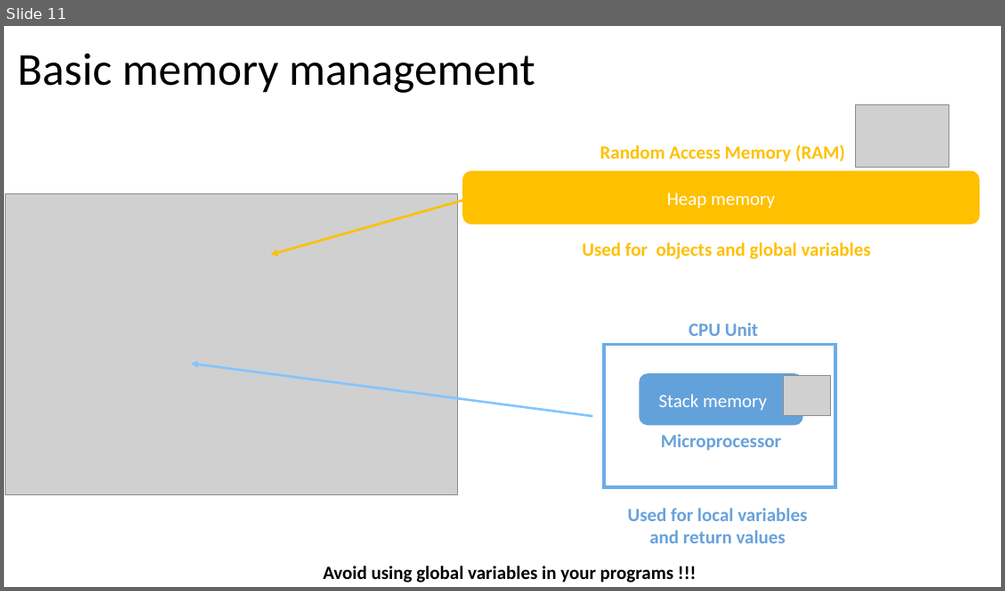
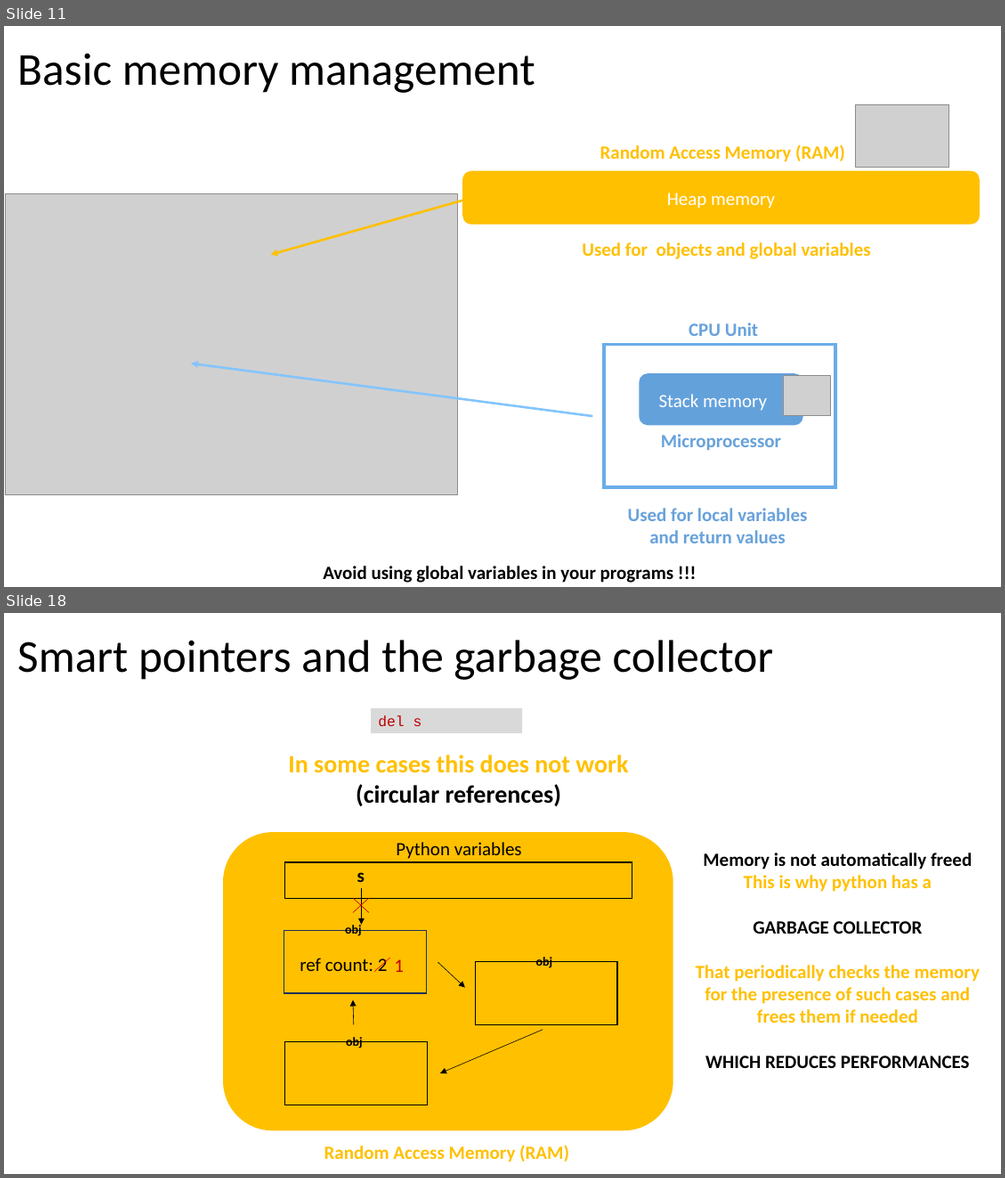
Before and after one commit to PierFF/OOP-INSA-Toulouse, a slide deck: OOP-Programming.pptx. Shown one above the other, each under a label of ours: slide 11 before the commit, slides 11 and 18 after it; the slides between them are not shown. The pictures are 1005x591 and 1005x1178 pixels, drawn with LibreOffice and Linux fonts; fonts in the diff are those of the drawing; grey boxes stand for pictures. Boxes give left, top, right and bottom in pixels: in the first picture for what was removed or moved away, otherwise in the second. Text is boxed around its words. In the diff, an @@ line names an element or a change of style, - is before the commit and + after.

```diff
--- a/OOP-Programming.pptx
+++ b/OOP-Programming.pptx
@@ slide 18 added at [4,613,1001,1174], background #FFFFFF @@
@@ text added at [17,640,774,680], 44 pt, text #000000 @@
+Smart pointers and the garbage collector
@@ rectangle added at [372,708,523,733], fill #D9D9D9, 14 pt, text #C00000 @@
+del s
@@ text added at [288,755,628,806], 24 pt, text #FFC000, bold @@
+In some cases this does not work
+(circular references)
@@ rounded rectangle added at [223,832,673,1130], fill #FFC000 @@
@@ text added at [396,842,522,859], 18 pt, text #000000 @@
+Python variables
@@ text added at [696,852,979,1068], 18 pt, text #FFC000, bold @@
+Memory is not automatically freed
+This is why python has a
+GARBAGE COLLECTOR
+That periodically checks the memory for the presence of such cases and frees them if needed
+WHICH REDUCES PERFORMANCES
@@ rectangle added at [285,862,632,898], outline #000000 1 pt @@
@@ text added at [357,872,364,882], 18 pt, text #000000, bold @@
+s
@@ line added from (353, 913) to (369, 898), #C00000 0.5 pt @@
@@ line added from (353, 898) to (369, 913), #C00000 0.5 pt @@
@@ arrow added from (362, 888) to (362, 925), #000000 0.5 pt @@
@@ rectangle added at [284,930,427,993], outline #1E3256 1 pt @@
@@ text added at [345,924,362,936], 12 pt, text #000000, bold @@
+obj
@@ text added at [299,957,388,971], 18 pt, text #000000 @@
+ref count: 2
@@ line added from (374, 971) to (390, 957), #FF0000 0.5 pt @@
@@ text added at [394,959,404,972], 18 pt, text #C00000 @@
+1
@@ text added at [536,957,553,968], 12 pt, text #000000, bold @@
+obj
@@ arrow added from (437, 962) to (465, 988), #000000 0.5 pt @@
@@ rectangle added at [475,962,617,1025], outline #000000 1 pt @@
@@ arrow added from (354, 1025) to (353, 999), #000000 0.5 pt @@
@@ text added at [346,1037,363,1048], 12 pt, text #000000, bold @@
+obj
@@ arrow added from (543, 1030) to (440, 1073), #000000 0.5 pt @@
@@ rectangle added at [285,1041,428,1104], outline #000000 1 pt @@
@@ text added at [324,1144,569,1162], 18 pt, text #FFC000, bold @@
+Random Access Memory (RAM)
```
Also in this commit, not shown: 2 slides changed, 7 other slides added, 1 other file.
